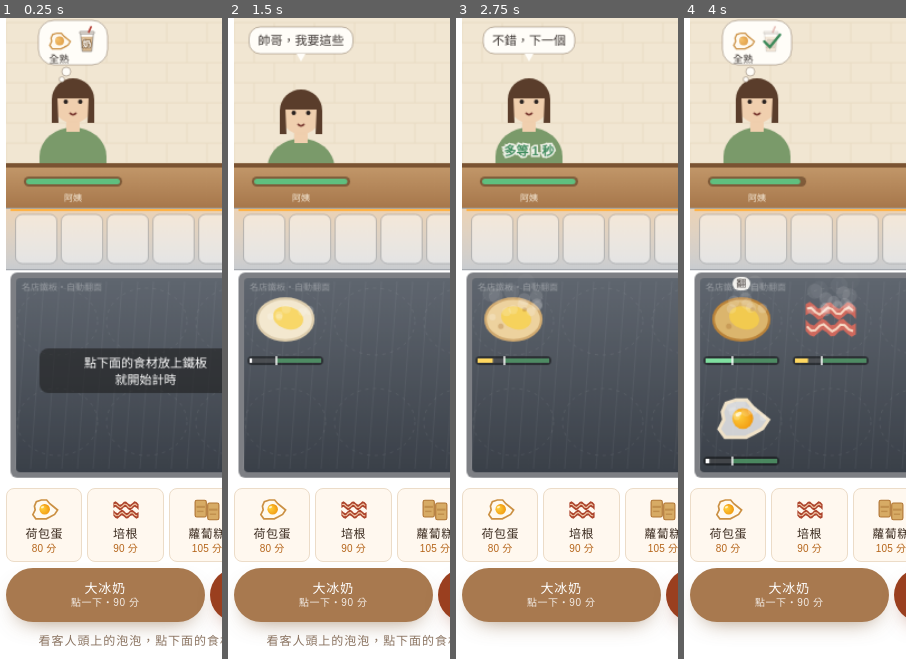
Above: before the commit, frames 1-4 (left to right).
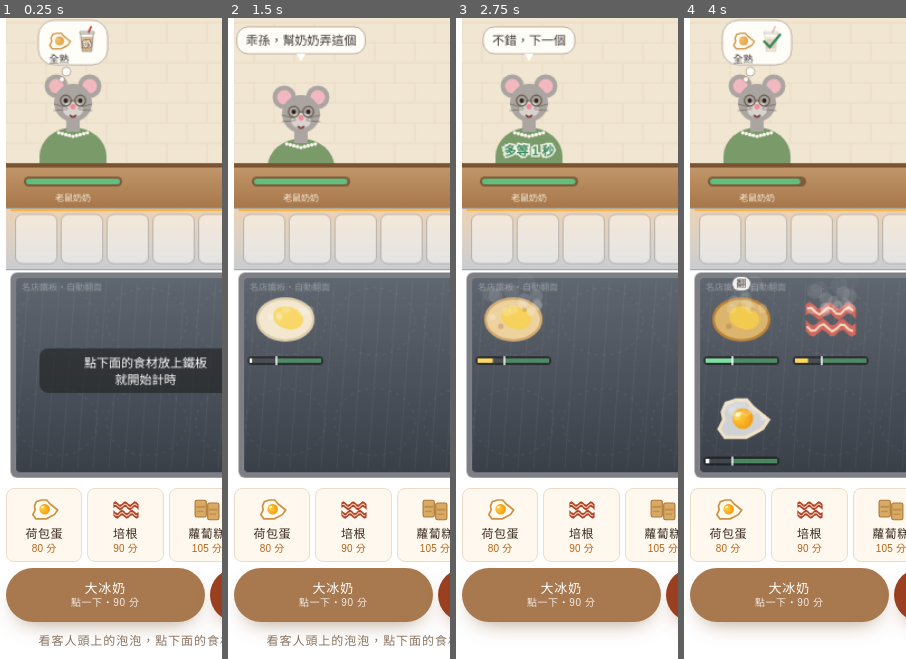
Above: after the commit, the same moments.

Repository: Tingyu333/breakfast-game
Game: browser game, page index.html
The game is run twice, just before and just after one commit, with the same random seed, the same clock (stepped at 60 frames per second) and the same inputs.
Inputs (mouse positions are % of the whole screen's width and height, from its top left):
- Up to frame 1 (0.25 s): no input
- Up to frame 2 (1.5 s): click "就開始計時" at 0.27 s; click (50, 36) at 1.07 s; click "蛋餅 135 分" at 1.27 s
- Up to frame 3 (2.75 s): click (32, 28) at 1.67 s; click "大冰奶 點一下・90 分" at 1.87 s; press the mouse at (68, 26) at 2.27 s; release the mouse at (50, 24) at 2.4 s; click "大冰紅 點一下・70 分" at 2.47 s
- Up to frame 4 (4 s): click (64, 40) at 2.87 s; click "培根 90 分" at 3.07 s; click (27, 42) at 3.47 s; click "荷包蛋 80 分" at 3.67 s
The pictures show only the part of the screen within x 3-53%, y 15-65%; the shares and areas given below are measured in that part.

The runs differ from the first frame. In frame 1, 1.8% of the frame differs, in the area x 19-46%, y 8-29%; in frame 2, 2.8%, in the area x 3-63%, y 1-29%; in frame 3, 1.8%; in frame 4, 1.8%.

Commit message:
客人重新設計：趕公車的客人、高冷貓咪演員小姐、小白兔小姐、老鼠奶奶、樹懶阿公
Co-Authored-By: Claude Opus 5.5 <noreply@anthropic.com>
Claude-Session: https://claude.ai/code/session_01DfELKFcdX9u9TWh1CLyU9L

Diff:
--- a/index.html
+++ b/index.html
@@ -277,12 +277,14 @@
         const AUTO_FILL = 0.93;                                            // 自動定量機停在這裡
 
         // 客人：一般人照職業有不同耐心；熟面孔偶爾出現
+        // 2026-11-26 使用者重新設計的五位客人，取代範本的學生、上班族、阿伯、阿姨、工人。
+        // 耐心倍率沿用範本那五個數字（0.85／0.9／1.0／1.1／1.2），照個性分：越急的越沒耐心
         const PEOPLE = [
-            { key: 'student', name: '學生', mult: 0.85, hi: ['要遲到了，快快快', '老闆～我要這個', '早安！'], ok: ['謝謝老闆！', '來得及了'], mad: ['我遲到了啦！', '我去便利商店了'] },
-            { key: 'office', name: '上班族', mult: 0.9, hi: ['打卡快來不及了', '一樣，謝謝', '早'], ok: ['謝了', '今天也要上班'], mad: ['算了，不吃了', '我要打卡了'] },
-            { key: 'uncle', name: '阿伯', mult: 1.2, hi: ['少年仔，慢慢來', '老樣子', '今天天氣不錯'], ok: ['讚喔', '明天再來'], mad: ['等到報紙都看完了', '我去隔壁'] },
-            { key: 'auntie', name: '阿姨', mult: 1.1, hi: ['帥哥，我要這些', '要加辣喔，開玩笑的', '幫我快一點喔'], ok: ['乖喔', '謝謝帥哥'], mad: ['我要跟你們老闆說', '動作好慢'] },
-            { key: 'worker', name: '工人', mult: 1.0, hi: ['吃飽才有力氣', '大份的', '老闆，來'], ok: ['吃飽上工', '讚啦'], mad: ['工地要開工了', '不等了'] },
+            { key: 'bus', name: '趕公車的客人', mult: 0.85, hi: ['公車要來了，快快快', '老闆，我趕車！', '這個，外帶！'], ok: ['趕上了，謝謝！', '公車來了，掰！'], mad: ['公車來了，不等了！', '我先上車了啦'] },
+            { key: 'cat', name: '高冷貓咪演員小姐', mult: 0.9, hi: ['……這個。', '別吵，我在背台詞', '經紀人說我只能吃這些'], ok: ['……還可以。', '哼，不錯。'], mad: ['通告要遲到了。', '……走了。'] },
+            { key: 'bunny', name: '小白兔小姐', mult: 1.0, hi: ['早安～', '我要這些，謝謝', '沒有紅蘿蔔嗎？那這個好了'], ok: ['謝謝你～', '好香喔！'], mad: ['我、我先走了……', '等好久喔……'] },
+            { key: 'mouse', name: '老鼠奶奶', mult: 1.1, hi: ['乖孫，幫奶奶弄這個', '慢慢來沒關係', '今天也來囉'], ok: ['真乖，奶奶下次再來', '吱～好吃'], mad: ['奶奶先回去了……', '吱……等太久了'] },
+            { key: 'sloth', name: '樹懶阿公', mult: 1.2, hi: ['早……安……', '阿公……要……這個……', '不……急……'], ok: ['多……謝……', '讚……喔……'], mad: ['阿公……先……走了……', '等到……睡著……了'] },
         ];
         const SPECIALS = [
             // 熟面孔（數字照範本的四位，人物換成這間店的）
@@ -384,7 +386,6 @@
                 look: { skin: pick(['#f0cfae', '#e6bd98', '#d8a77f', '#c48f68']), hair: pick(['#1f1a18', '#3b2a20', '#5a3d2b', '#8a8580']), shirt: pick(['#6d8fb0', '#b0605a', '#7a9a6a', '#c9a24a', '#8b7aa8', '#5f6b75']), style: pick(['short', 'long', 'bun', 'cap']) },
                 say: pick(who.hi), sayAt: G.clock, bob: Math.random() * TAU, in: G.clock,
             };
-            if (who.key === 'uncle') G.custs[i].look.style = 'bald';
             // 熟面孔長相固定：阿嬤白髮包頭戴眼鏡、刮刮樂大叔紅帽、老鄰居灰髮戴眼鏡穿背心
             if (who.key === 'grandma') Object.assign(G.custs[i].look, { hair: '#d9d5cf', shirt: '#c76f8c', style: 'bun', glasses: true });
             if (who.key === 'lotto') Object.assign(G.custs[i].look, { style: 'lotto' });
@@ -946,6 +947,7 @@
                 eyes(c, -7, 0, 7, mood);
                 c.restore(); return;
             }
+            if (key === 'bunny' || key === 'sloth' || key === 'mouse' || key === 'cat') { drawAnimal(c, key, L, mood); c.restore(); return; }
             // 一般人（熟面孔也是，長相在 spawn() 設好）：肩膀、脖子、頭、頭髮
             c.fillStyle = L.shirt;
             c.beginPath(); c.ellipse(0, 50, 30, 26, 0, Math.PI, TAU); c.lineTo(30, 70); c.lineTo(-30, 70); c.fill();
@@ -958,18 +960,87 @@
             else if (style === 'long') { c.beginPath(); c.arc(0, -1, 19, Math.PI, TAU); c.lineTo(19, 20); c.lineTo(13, 20); c.lineTo(14, -2); c.lineTo(-14, -2); c.lineTo(-13, 20); c.lineTo(-19, 20); c.closePath(); c.fill(); }
             else if (style === 'bun') { c.beginPath(); c.arc(0, -2, 18.5, Math.PI, TAU); c.fill(); c.beginPath(); c.arc(0, -21, 8, 0, TAU); c.fill(); }
             else if (style === 'cap' || style === 'lotto') { c.fillStyle = style === 'lotto' ? '#c0392b' : L.shirt; c.b …(237 unchanged characters)…
-            else if (style === 'bald') { c.strokeStyle = L.hair; c.lineWidth = 1.2; c.beginPath(); c.moveTo(-4, -16); c.quadraticCurveTo(0, -24, 5, -16); c.stroke(); c.beginPath(); c.arc(-17, 2, 4, 0, TAU); c.arc(17, 2, 4, 0, TAU); c.fill(); }
             eyes(c, -6.5, 1, 6.5, mood);
-            if (style === 'bald' || L.glasses) { c.strokeStyle = '#333'; c.lineWidth = 1.2; c.beginPath(); c.arc(-6.5, 1, 5, 0, TAU); c.moveTo(11.5, 1); c.arc(6.5, 1, 5, 0, TAU); c.moveTo(-1.5, 1); c.lineTo(1.5, 1); c.stroke(); }
+            if (L.glasses) { c.strokeStyle = '#333'; c.lineWidth = 1.2; c.beginPath(); c.arc(-6.5, 1, 5, 0, TAU); c.moveTo(11.5, 1); c.arc(6.5, 1, 5, 0, TAU); c.moveTo(-1.5, 1); c.lineTo(1.5, 1); c.stroke(); }
             mouth(c, 0, 10, mood);
             if (mood === 'happy') { c.fillStyle = 'rgba(230,120,110,0.35)'; c.beginPath(); c.arc(-11, 7, 3.5, 0, TAU); c.arc(11, 7, 3.5, 0, TAU); c.fill(); }
+            if (key === 'bus') {
+                // 趕公車的客人：斜背包的帶子、一直冒汗（等越久汗越多）
+                c.strokeStyle = '#4a3a2e'; c.lineWidth = 3; c.beginPath(); c.moveTo(-20, 34); c.lineTo(16, 70); c.stroke();
+                const drops = mood === 'calm' ? 1 : 2;
+                c.fillStyle = '#8fd0f0';
+                for (let k = 0; k < drops; k++) { const dy = reduceMotion ? 0 : ((G.clock * 1.6 + k * 0.5) % 1) * 8; c.beginPath(); c.moveTo(18 + k * 4, -8 + dy - k * 6); c.quadraticCurveTo(22 + k * 4, -1 + dy - k * 6, 18 + k * 4, 0 + dy - k * 6); c.quadraticCurveTo(14 + k * 4, -1 + dy - k * 6, 18 + k * 4, -8 + dy - k * 6); c.fill(); }
+            }
             c.restore();
         }
-        function eyes(c, lx, y, rx, mood, sleepy) {
-            c.strokeStyle = '#2a2220'; c.fillStyle = '#2a2220'; c.lineWidth = 1.8; c.lineCap = 'round';
+        // 動物客人：小白兔小姐、樹懶阿公、老鼠奶奶、高冷貓咪演員小姐（衣服顏色隨機，其他固定）
+        function drawAnimal(c, key, L, mood) {
+            // 身體（衣服）
+            c.fillStyle = L.shirt;
+            c.beginPath(); c.ellipse(0, 50, 30, 26, 0, Math.PI, TAU); c.lineTo(30, 70); c.lineTo(-30, 70); c.fill();
+            const head = (fur, r = 18) => { c.fillStyle = fur; c.fillRect(-6, 16, 12, 12); c.beginPath(); c.arc(0, 2, r, 0, TAU); c.fill(); };
+            const blush = () => { c.fillStyle = 'rgba(240,130,140,0.4)'; c.beginPath(); c.arc(-11, 8, 3.5, 0, TAU); c.arc(11, 8, 3.5, 0, TAU); c.fill(); };
+            if (key === 'bunny') {
+                // 小白兔小姐：長耳朵（粉紅內耳）、耳朵上一個蝴蝶結
+                c.fillStyle = '#fbf8f4'; c.strokeStyle = '#e3d9cd'; c.lineWidth = 1;
+                [[-8, -0.18], [8, 0.18]].forEach(([ex, rot]) => { c.beginPath(); c.ellipse(ex, -24, 5.5, 15, rot, 0, TAU); c.fill(); c.stroke(); c.fillStyle = '#f4b8c4'; c.beginPath(); c.ellipse(ex, -23, 2.6, 10.5, rot, 0, TAU); c.fill(); c.fillStyle = '#fbf8f4'; });
+                head('#fbf8f4'); c.beginPath(); c.arc(0, 2, 18, 0, TAU); c.stroke();
+                c.fillStyle = '#e0505f'; c.beginPath(); c.moveTo(-5, -15); c.lineTo(-13, -19); c.lineTo(-13, -11); c.closePath(); c.moveTo(-5, -15); c.lineTo(3, -19); c.lineTo(3, -11); c.closePath(); c.fill(); c.beginPath(); c.arc(-5, -15, 2.2, 0, TAU); c.fill();
+                eyes(c, -6.5, 1, 6.5, mood);
+                c.fillStyle = '#f08a9c'; c.beginPath(); c.moveTo(-2.5, 6); c.lineTo(2.5, 6); c.lineTo(0, 8.5); c.closePath(); c.fill();
+                mouth(c, 0, 12, mood);
+                if (mood !== 'mad') blush();
+            } else if (key === 'sloth') {
+                // 樹懶阿公：灰棕色毛、淺色臉、眼睛旁邊兩塊深色眼斑、頭頂一撮白毛、一直很睏
+                head('#a8927a', 18.5);
+                c.fillStyle = '#ecdfca'; c.beginPath(); c.ellipse(0, 3, 15, 12, 0, 0, TAU); c.fill();
+                c.fillStyle = '#6e5642'; [[-7.5, -0.45], [7.5, 0.45]].forEach(([ex, rot]) => { c.beginPath(); c.ellipse(ex, 3, 6.8, 3.6, rot, 0, TAU); c.fill(); });   // 眼斑往外垂（樹懶的招牌表情）
+                c.strokeStyle = '#f3f0ea'; c.lineWidth = 2; c.lineCap = 'round';
+                [-4, 0, 4].forEach(dx => { c.beginPath(); c.moveTo(dx, -15); c.quadraticCurveTo(dx + 1, -21, dx + 3, -20); c.stroke(); });
+                eyes(c, -6.5, 1.5, 6.5, mood === 'calm' ? 'sleepy' : mood, '#f3ead8');
+                c.fillStyle = '#3b2a20'; c.beginPath(); c.ellipse(0, 7, 3, 2, 0, 0, TAU); c.fill();
+                mouth(c, 0, 12, mood);
+            } else if (key === 'mouse') {
+                // 老鼠奶奶：灰毛、大圓耳朵、粉紅鼻子、鬍鬚、圓眼鏡、珍珠項鍊
+                c.fillStyle = '#aaa5a1'; [-15, 15].forEach(ex => { c.beginPath(); c.arc(ex, -13, 10.5, 0, TAU); c.fill(); });
+                c.fillStyle = '#f2b8bf'; [-15, 15].forEach(ex => { c.beginPath(); c.arc(ex, -13, 6.5, 0, TAU); c.fill(); });
+                head('#aaa5a1', 17);
+                c.fillStyle = '#d8d3ce'; c.beginPath(); c.ellipse(0, 8, 9, 7, 0, 0, TAU); c.fill();
+                eyes(c, -6.5, 0, 6.5, mood);
+                c.strokeStyle = '#6a5a4a'; c.lineWidth = 1.2; c.beginPath(); c.arc(-6.5, 0, 4.8, 0, TAU); c.moveTo(11.3, 0); c.arc(6.5, 0, 4.8, 0, TAU); c.moveTo(-1.7, 0); c.lineTo(1.7, 0); c.stroke();
+                c.fillStyle = '#f08a9c'; c.beginPath(); c.arc(0, 5.5, 2.4, 0, TAU); c.fill();
+                c.strokeStyle = 'rgba(80,70,60,0.55)'; c.lineWidth = 0.8;
+                [[-1, 1], [1, 1]].forEach(([sx]) => { [-1.5, 1.5].forEach(dy => { c.beginPath(); c.moveTo(sx * 5, 7 + dy * 0.5); c.lineTo(sx * 17, 6 + dy * 2); c.stroke(); }); });
+                mouth(c, 0, 12, mood);
+                c.fillStyle = '#fffaf0'; for (let k = -4; k <= 4; k++) { c.beginPath(); c.arc(k * 3.2, 30 + Math.abs(k) * -0.8 + 2, 1.6, 0, TAU); c.fill(); }
+            } else if (key === 'cat') {
+                // 高冷貓咪演員小姐：藍灰色貓、尖耳朵、墨鏡推在頭上、紅色絲巾、眼睛半閉（高冷）
+                c.fillStyle = '#b33a2f'; c.beginPath(); c.moveTo(-14, 24); c.quadraticCurveTo(0, 34, 14, 24); c.lineTo(10, 32); c.quadraticCurveTo(0, 38, -10, 32); c.closePath(); c.fill();
+                c.beginPath(); c.moveTo(6, 30); c.lineTo(12, 44); c.lineTo(3, 40); c.closePath(); c.fill();
+                c.fillStyle = '#8f98a2'; [[-1, -11], [1, 11]].forEach(([sx, ex]) => { c.beginPath(); c.moveTo(ex - 8 * sx, -10); c.lineTo(ex + 3 * sx, -27); c.lineTo(ex + 9 * sx, -6); c.closePath(); c.fill(); });
+                c.fillStyle = '#f2b8bf'; [[-1, -11], [1, 11]].forEach(([sx, ex]) => { c.beginPath(); c.moveTo(ex - 4 * sx, -11); c.lineTo(ex + 2.5 * sx, -22); c.lineTo(ex + 6 * sx, -9); c.closePath(); c.fill(); });
+                head('#8f98a2');
+                c.fillStyle = '#1f1d1c'; rr(c, -15, -13, 12, 7, 3); c.fill(); rr(c, 3, -13, 12, 7, 3); c.fill(); c.fillRect(-3, -11, 6, 1.6);
+                c.fillStyle = 'rgba(255,255,255,0.35)'; c.fillRect(-12, -12, 3, 1.5); c.fillRect(6, -12, 3, 1.5);
+                if (mood === 'calm') {
+                    // 高冷：眼睛半閉、往旁邊看
+                    c.fillStyle = '#e8d46a'; [-6.5, 6.5].forEach(ex => { c.beginPath(); c.ellipse(ex, 2, 3.6, 2.2, 0, 0, TAU); c.fill(); });
+                    c.fillStyle = '#1f1d1c'; [-6.5, 6.5].forEach(ex => { c.beginPath(); c.ellipse(ex + 1.6, 2.4, 1, 1.8, 0, 0, TAU); c.fill(); });
+                    c.strokeStyle = '#3b3f45'; c.lineWidth = 1.6; c.lineCap = 'round'; [-6.5, 6.5].forEach(ex => { c.beginPath(); c.moveTo(ex - 4.2, 0.8); c.lineTo(ex + 4.2, 0.8); c.stroke(); });
+                } else eyes(c, -6.5, 1.5, 6.5, mood);
+                c.fillStyle = '#e88a9a'; c.beginPath(); c.moveTo(-2, 6.5); c.lineTo(2, 6.5); c.lineTo(0, 8.5); c.closePath(); c.fill();
+                c.strokeStyle = 'rgba(255,255,255,0.7)'; c.lineWidth = 0.8;
+                [-1, 1].forEach(sx => { [0, 2.5].forEach(dy => { c.beginPath(); c.moveTo(sx * 6, 9 + dy); c.lineTo(sx * 18, 7 + dy * 1.6); c.stroke(); }); });
+                if (mood === 'calm') { c.strokeStyle = '#5a3a3a'; c.lineWidth = 1.4; c.beginPath(); c.moveTo(-3, 12); c.lineTo(3, 12); c.stroke(); }
+                else mouth(c, 0, 12, mood);
+                c.fillStyle = '#2a2220'; c.beginPath(); c.arc(9, 9, 0.9, 0, TAU); c.fill();   // 美人痣
+            }
+        }
+        function eyes(c, lx, y, rx, mood, col = '#2a2220') {
+            c.strokeStyle = col; c.fillStyle = col; c.lineWidth = 1.8; c.lineCap = 'round';
             [lx, rx].forEach((ex, k) => {
                 if (mood === 'happy') { c.beginPath(); c.arc(ex, y + 1.5, 3, Math.PI * 1.1, Math.PI * 1.9); c.stroke(); }
-                else if (sleepy) { c.beginPath(); c.arc(ex, y, 2.6, 0, TAU); c.fill(); c.fillStyle = '#fbf8f1'; c.fillRect(ex - 3.5, y - 3.5, 7, 3.3); c.fillStyle = '#2a2220'; c.beginPath(); c.moveTo(ex - 3.5, y - 0.2); c.lineTo(ex + 3.5, y - 0.2); c.stroke(); }
+                else if (mood === 'sleepy') { c.beginPath(); c.moveTo(ex - 3, y + 0.5); c.quadraticCurveTo(ex, y + 2.5, ex + 3, y + 0.5); c.stroke(); }   // 樹懶阿公：睏睏的眼睛
                 else { c.beginPath(); c.arc(ex, y, 2, 0, TAU); c.fill(); }
                 if (mood === 'mad' || mood === 'tense') { c.beginPath(); const s = k ? -1 : 1; c.moveTo(ex - 3.5 * s, y - 6 + (mood === 'mad' ? -1.5 : 0)); c.lineTo(ex + 3.5 * s, y - 4 + (mood === 'mad' ? 1.5 : 0)); c.stroke(); }
             });
Not shown, changed: changelog.md
Not shown, changed: docs/SPEC.md
